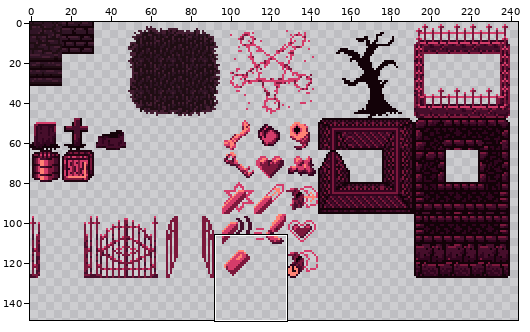
Sprite sheet, stored at ZarguufsGraveyardAdventure/Assets/Images/tilesheet1.png. Above: a wide view before the commit, with the close-up outlined.
Close-up. Before the commit:
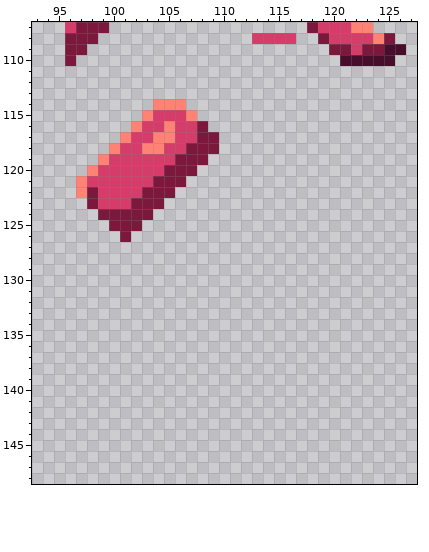
The file is 256x256 pixels. Shown: x 93..127, y 107..148. The wide view leaves out empty margins.
The same view after the edit:
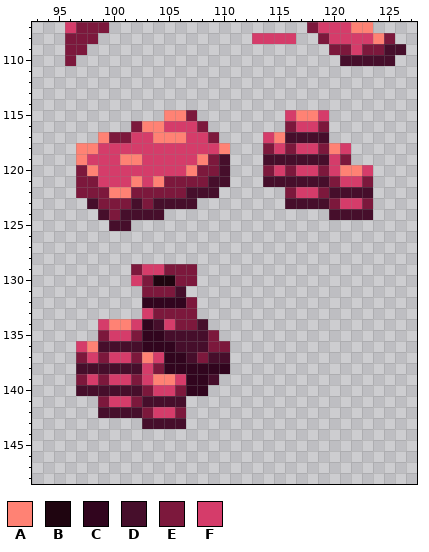
Palette (. is transparent): A #ff8274  B #1f0510  C #31051e  D #460e2b  E #7c183c  F #d53c6a
Edits made:
Changed rows in their new state; - is an unchanged pixel.
first column x 97:
114 -------...-----------------
115 ------..AAE--------FAAF----
116 -----EAAF----------EFFE----
117 --AEE----A-F-----FADDDD----
118 AAFF--FF--FFFA---EFEFFEAF--
119 AFF-AA---FFAED---DDDDDDFE--
120 E-------FFAEED---EFEFFEFAAF
121 EE---A-A--EEDD---DDDDDDEFFE
122 E-EAAE---EDDD------EFFEDDDD
123 -DEEED-DDDD--------DDDDEFFE
124 --D-DDDD---------------DDDD
125 ---DD.---------------------
126 ----.----------------------
129 -----EFFEEE----------------
130 -----FEBBEE----------------
131 ------EEED-----------------
132 ------CCCCE----------------
133 ------FEEEE----------------
134 --FAAFCDFEED---------------
135 --EFFECCDDDDE--------------
136 FADDDDCCCDDDEE-------------
137 EFEFFEAFCCDEDD-------------
138 DDDDDDFECCCCCC-------------
139 EFEFFEFAAFCCD--------------
140 DDDDDDEFFECC---------------
141 --EFFEDDDD-----------------
142 --DDDDEFFE-----------------
143 ------DDDD-----------------
